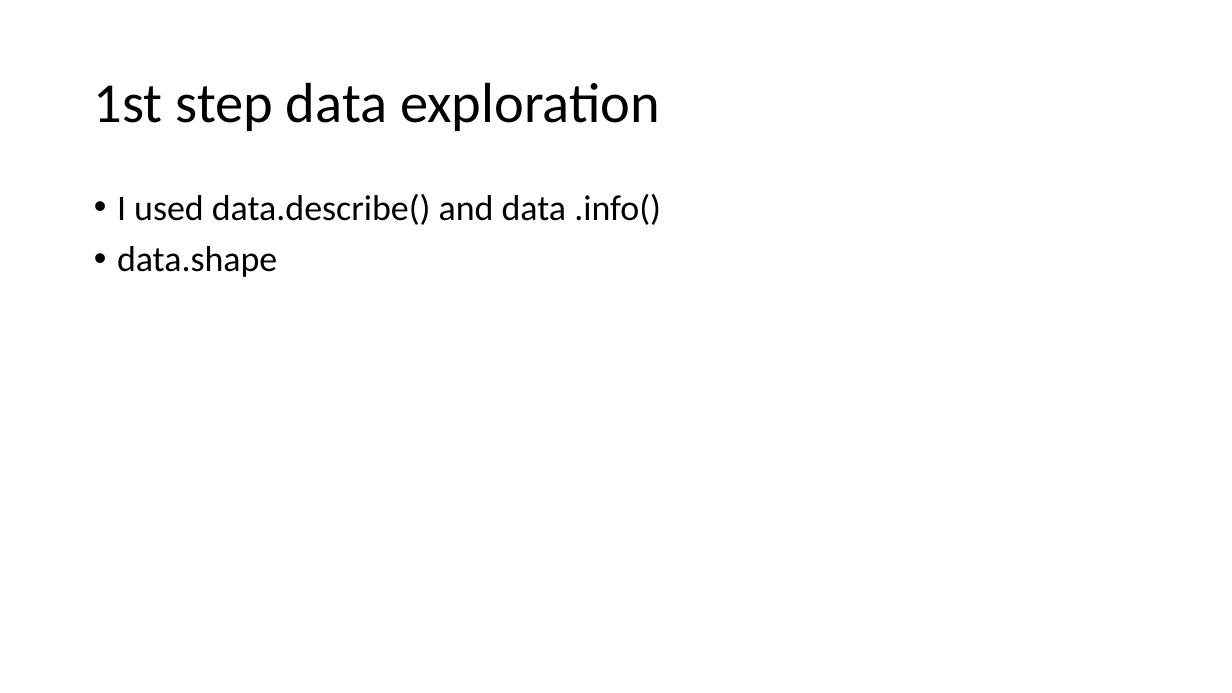
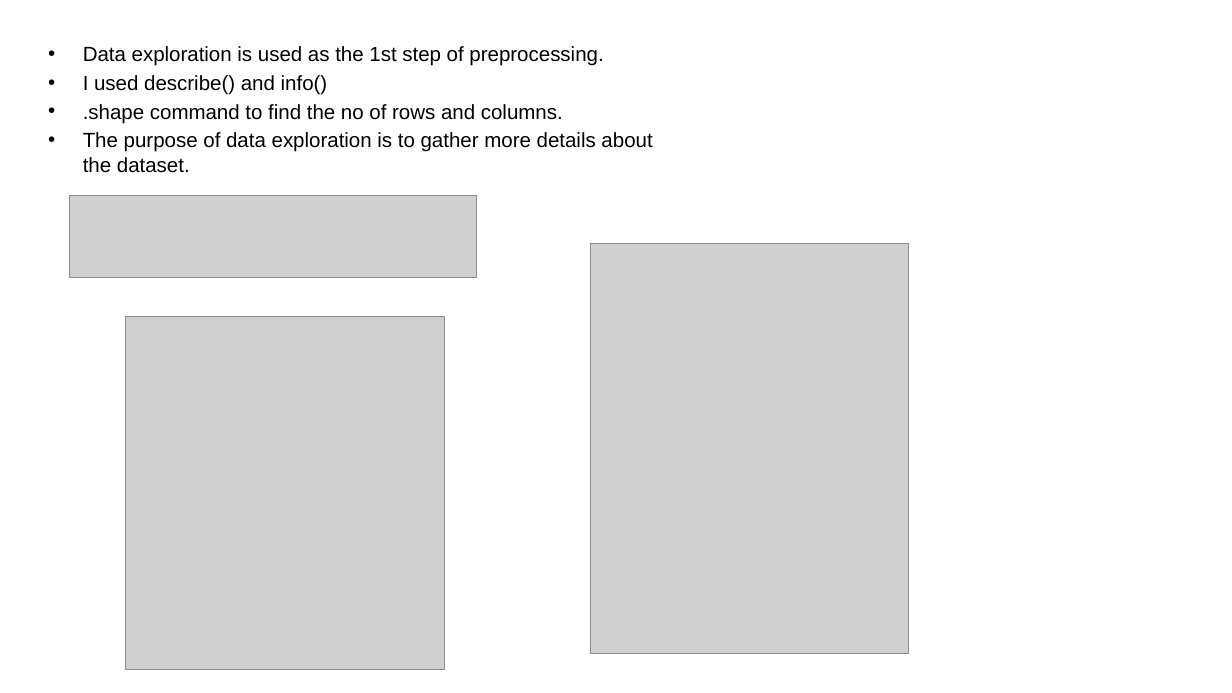
Before and after one commit to adityaravichander45/october-wkshop, a slide deck: slide 3 of Hackathon workshop.pptx (slide 4 before the commit). Drawn at 1232x693 pixels with LibreOffice and Linux fonts; fonts in the diff are those of the drawing; grey boxes stand for pictures; background and template pictures are left out. Boxes give left, top, right and bottom in pixels: in the first picture for what was removed or moved away, otherwise in the second. Text is boxed around its words. In the diff, an @@ line names an element or a change of style, - is before the commit and + after.

```diff
--- a/Hackathon workshop.pptx
+++ b/Hackathon workshop.pptx
@@ text at (x1=83, y1=46, x2=652, y2=173): text changed; size 28 to 16 pt; font Calibri to Arial @@
-• I used data.describe() and data .info()
-• data.shape
+• Data exploration is used as the 1st step of preprocessing.
+• I used describe() and info()
+• .shape command to find the no of rows and columns.
+• The purpose of data exploration is to gather more details about the dataset.
@@ title removed at (x1=94, y1=82, x2=660, y2=131) @@
-1st step data exploration
@@ picture added at (x1=70, y1=195, x2=477, y2=277) @@
@@ picture added at (x1=591, y1=244, x2=909, y2=653) @@
@@ picture added at (x1=126, y1=316, x2=445, y2=669) @@
```
Also in this commit, not shown: 7 other slides changed, 3 slides added, 12 slides removed.
